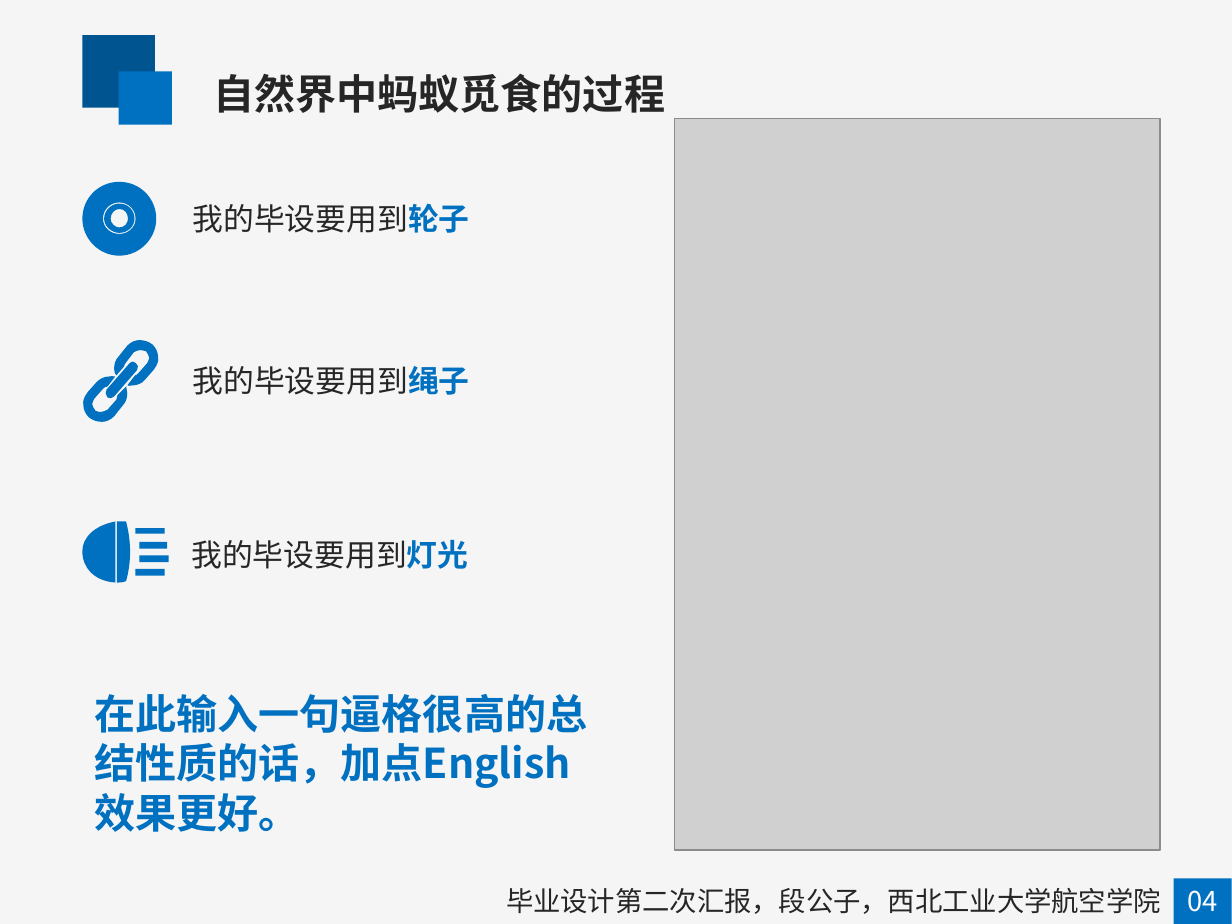
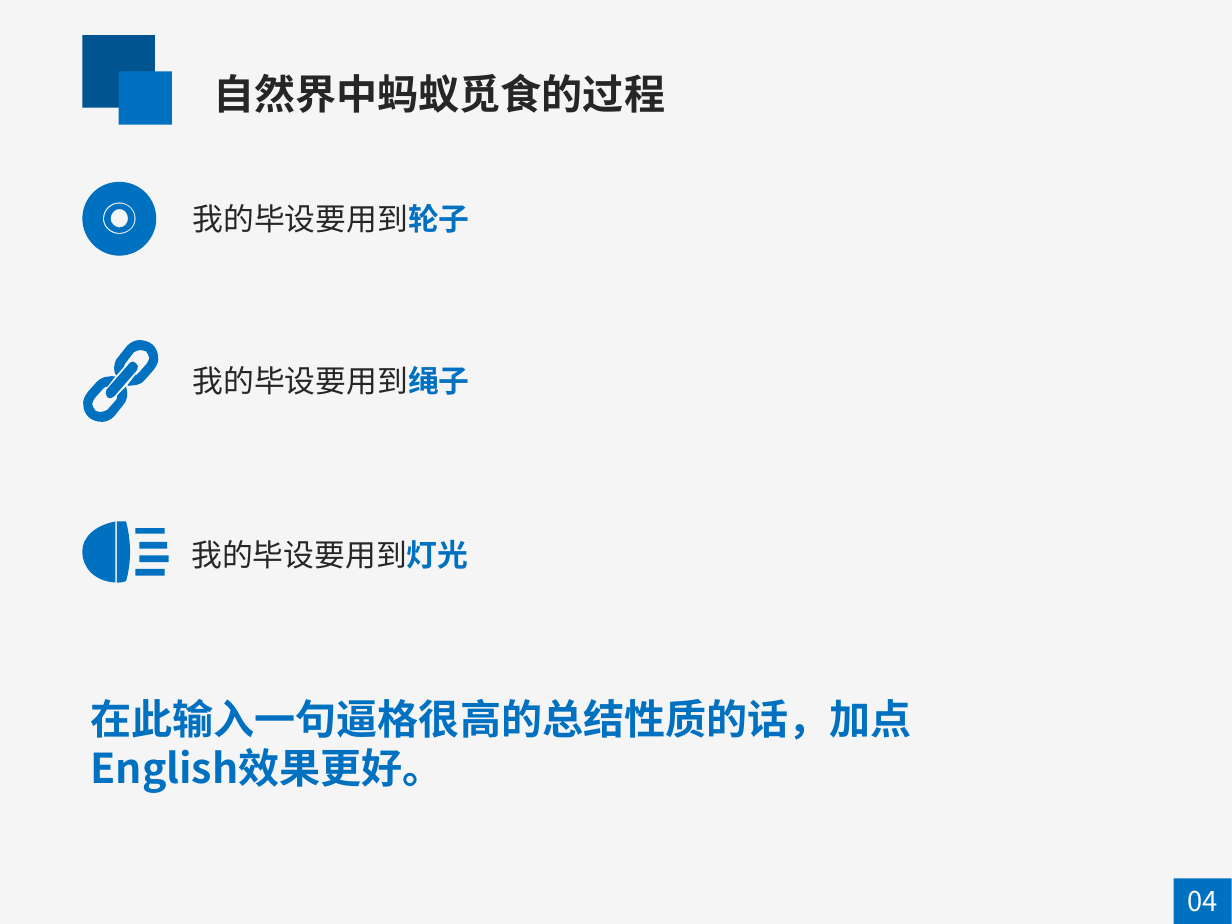
Before and after one commit to mapengfei-nwpu/ant, a slide deck: slide 4 of 蚁群优化算法.pptx. Drawn at 1232x924 pixels with LibreOffice and Linux fonts; fonts in the diff are those of the drawing; grey boxes stand for pictures. Boxes give left, top, right and bottom in pixels: in the first picture for what was removed or moved away, otherwise in the second. Text is boxed around its words. In the diff, an @@ line names an element or a change of style, - is before the commit and + after.

Commit message:
change a bit

```diff
--- a/蚁群优化算法.pptx
+++ b/蚁群优化算法.pptx
@@ picture removed at bbox=[674, 118, 1159, 850] @@
@@ text "在此输入一句逼格很高的总结性质的话，加点English效果更好。" rewrapped from bbox=[94, 694, 587, 832] to bbox=[90, 699, 911, 793] @@
@@ text removed at bbox=[506, 888, 1161, 914] @@
-毕业设计第二次汇报，段公子，西北工业大学航空学院
```
